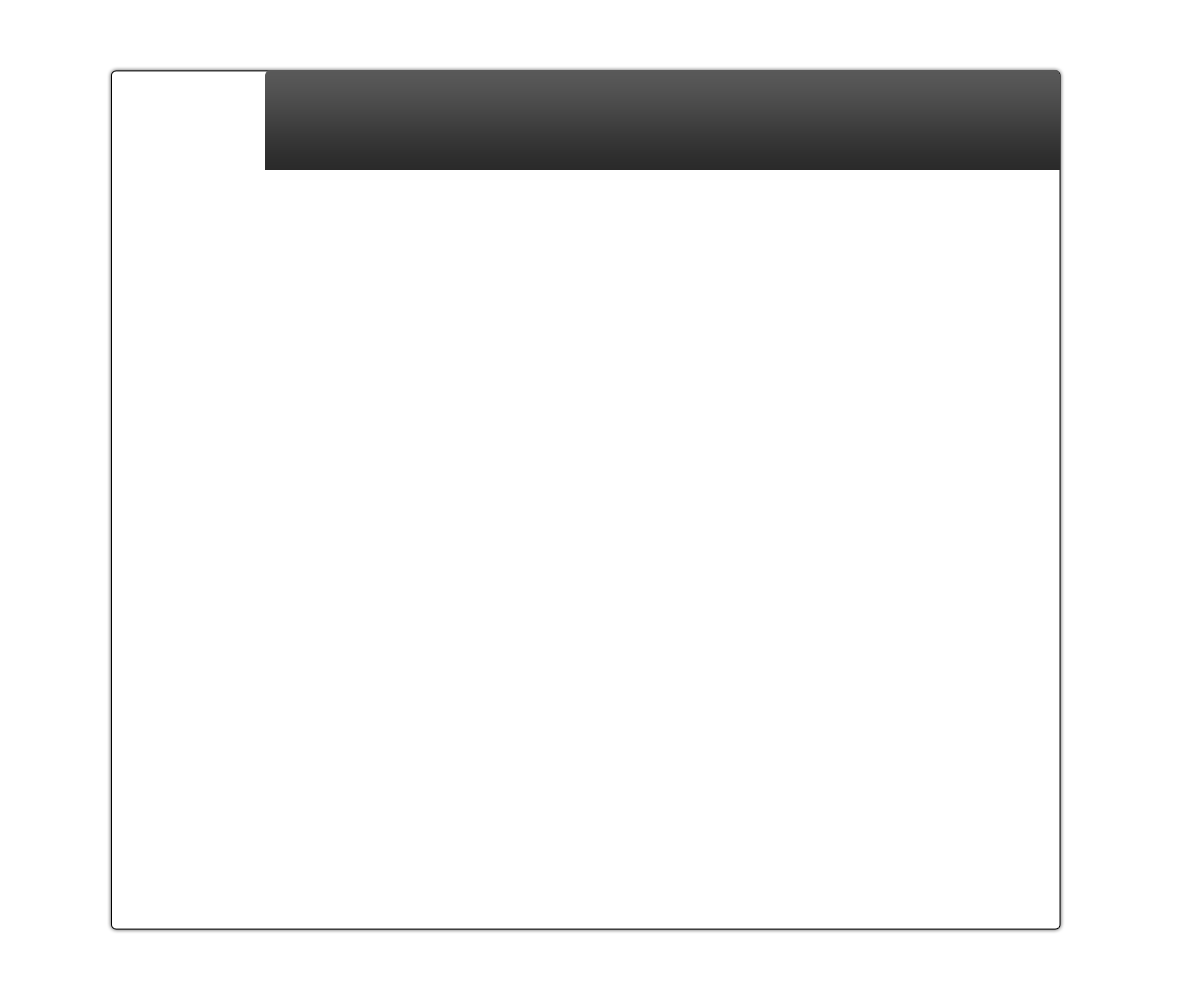
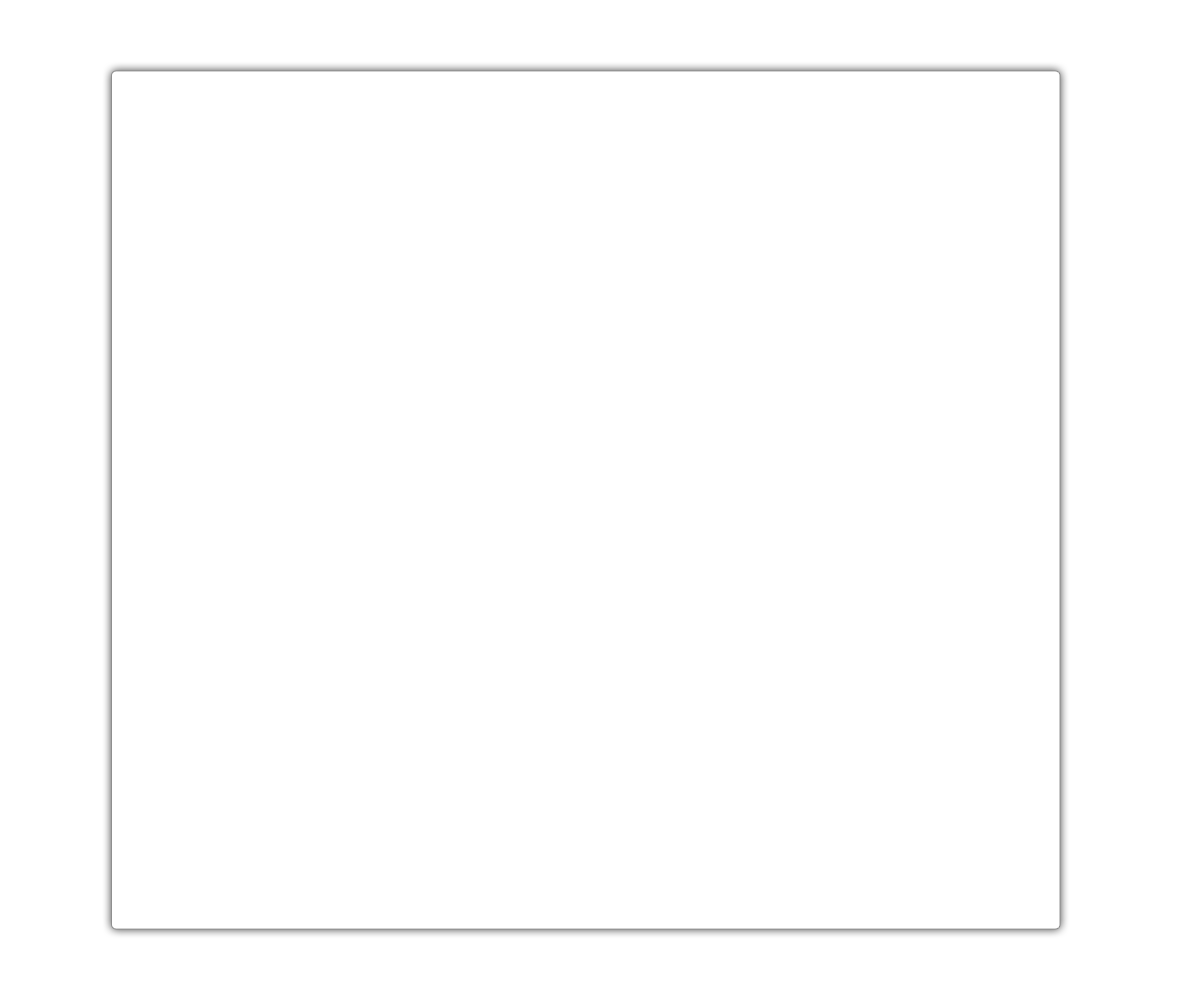
Revision of a layered 1200x1000 image; what changed, layer by layer:
hid "HeaderBG" over (x1=265, y1=70, x2=1060, y2=170)
masked "Shape 1" over (x1=111, y1=70, x2=1061, y2=930)
added layer "Layer 3" above "Layer 1" over (x1=103, y1=62, x2=1069, y2=938)
